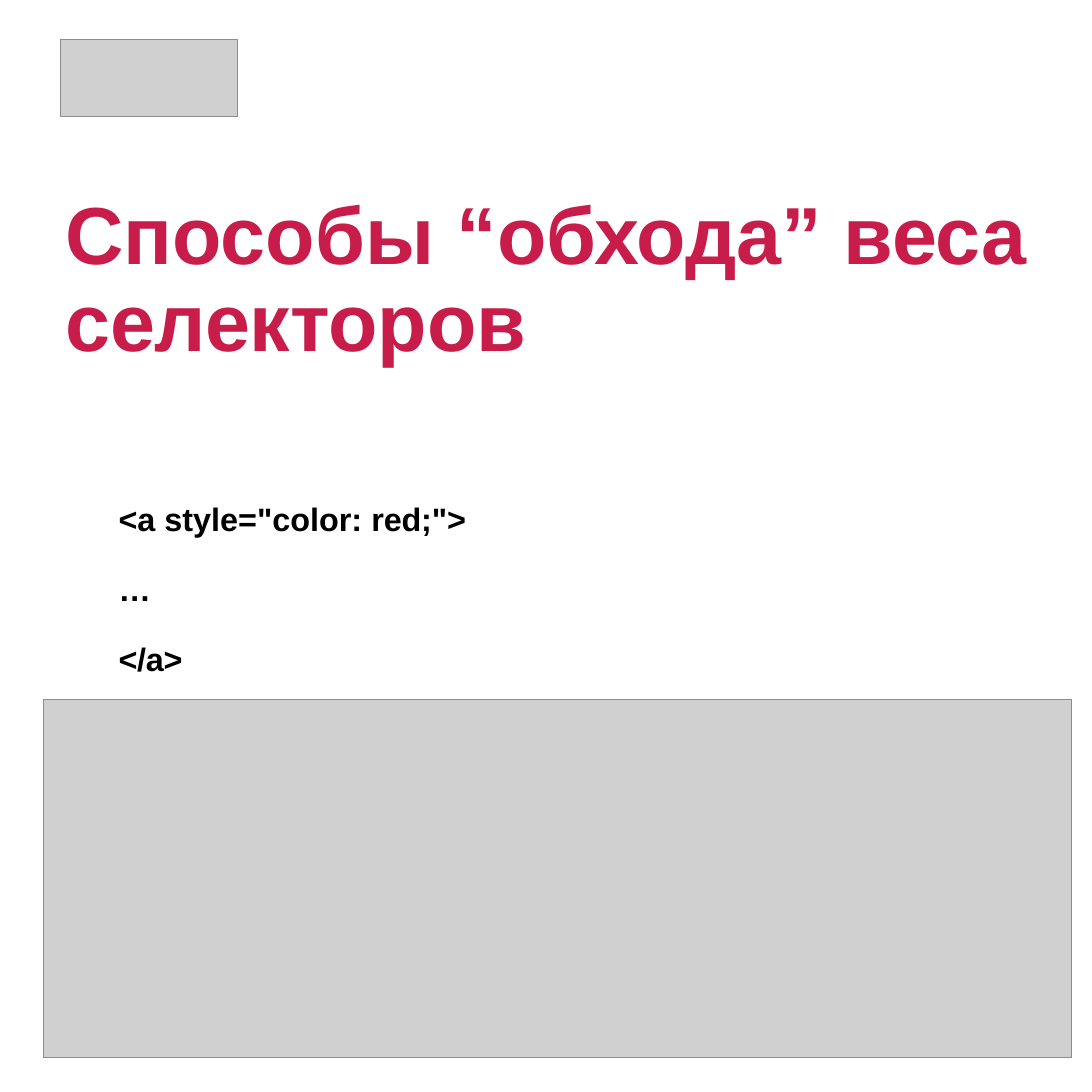
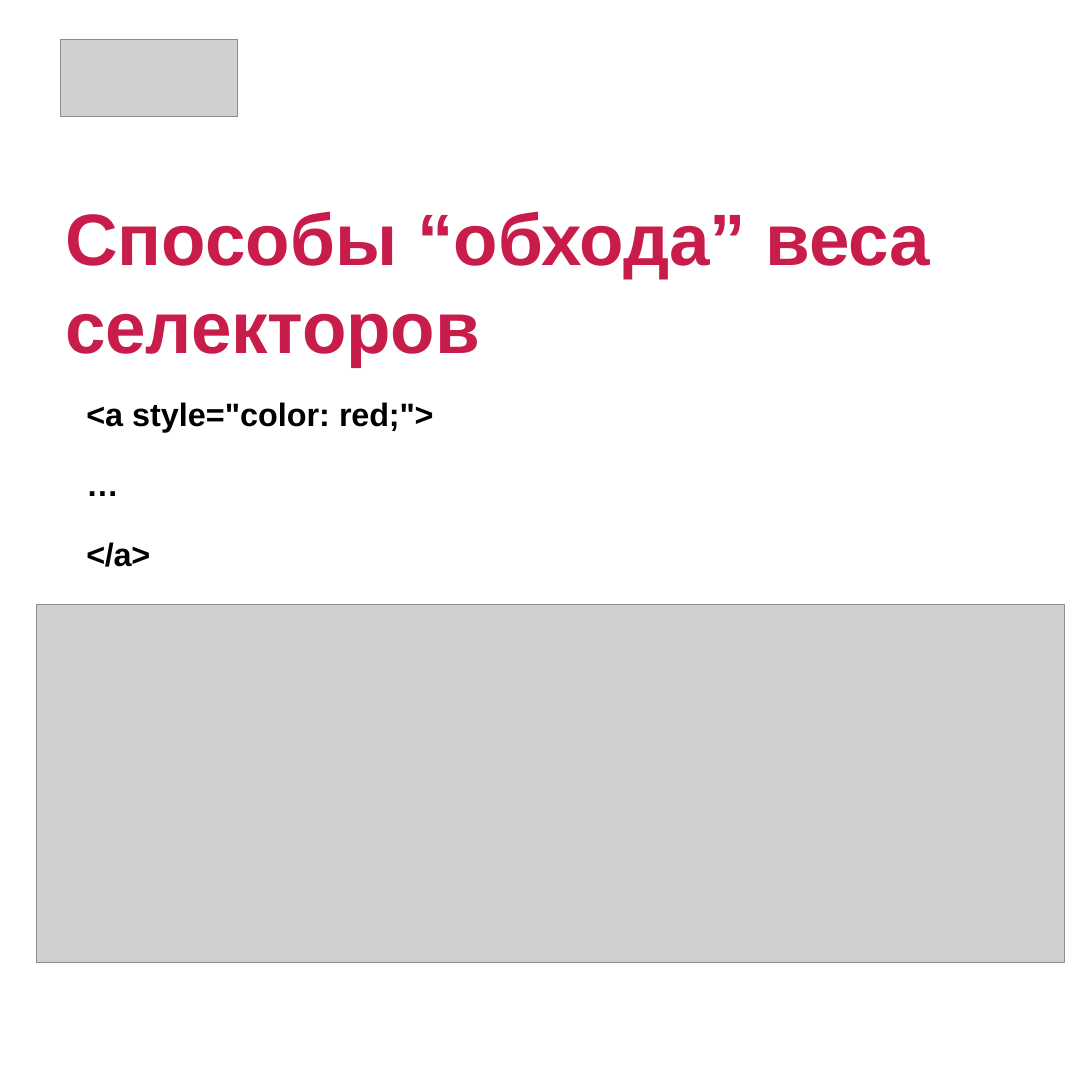
Before and after one commit to zhivs/web_developer, a slide deck: slide 23 of Lection 3 - CSS/CSS - 1 часть.pptx. Drawn at 1092x1092 pixels with LibreOffice and Linux fonts; fonts in the diff are those of the drawing; grey boxes stand for pictures. Boxes give left, top, right and bottom in pixels: in the first picture for what was removed or moved away, otherwise in the second. Text is boxed around its words. In the diff, an @@ line names an element or a change of style, - is before the commit and + after.

```diff
--- a/Lection 3 - CSS/CSS - 1 часть.pptx
+++ b/Lection 3 - CSS/CSS - 1 часть.pptx
@@ title "Способы “обхода” веса селекторов" at <box>65,211,930,366</box>: size 60 to 54 pt @@
@@ text "<a style="color: red;">": place and size @@
-text "<a style="color: red;">" at <box>119,507,466,672</box>
+text "<a style="color: red;">" at <box>86,402,434,567</box>
@@ picture: place and size @@
-picture at <box>44,700,1072,1058</box>
+picture at <box>37,605,1065,963</box>
```
Also in this commit, not shown: 1 other slide changed, 1 slide removed, 1 other file.
